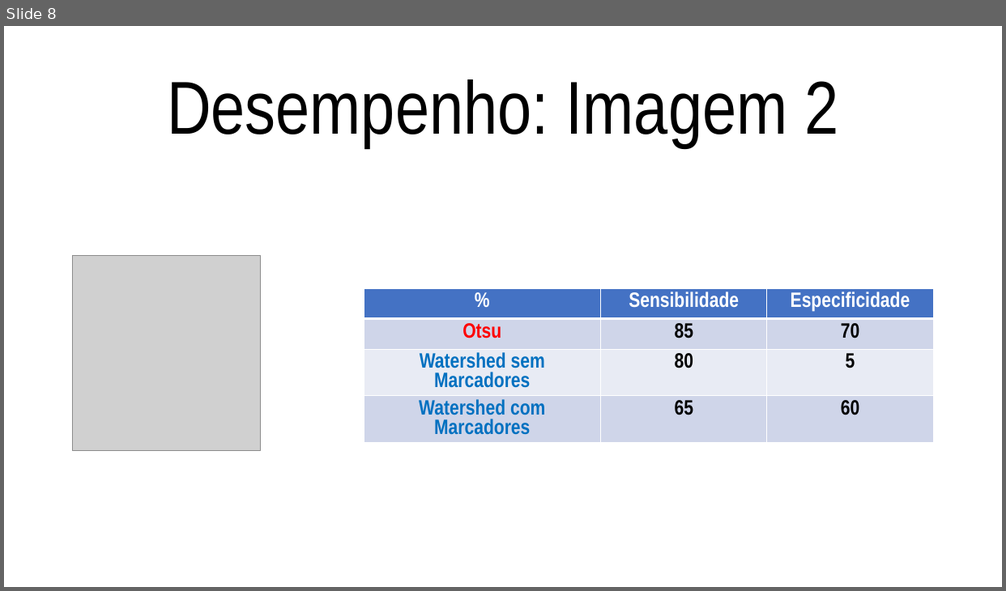
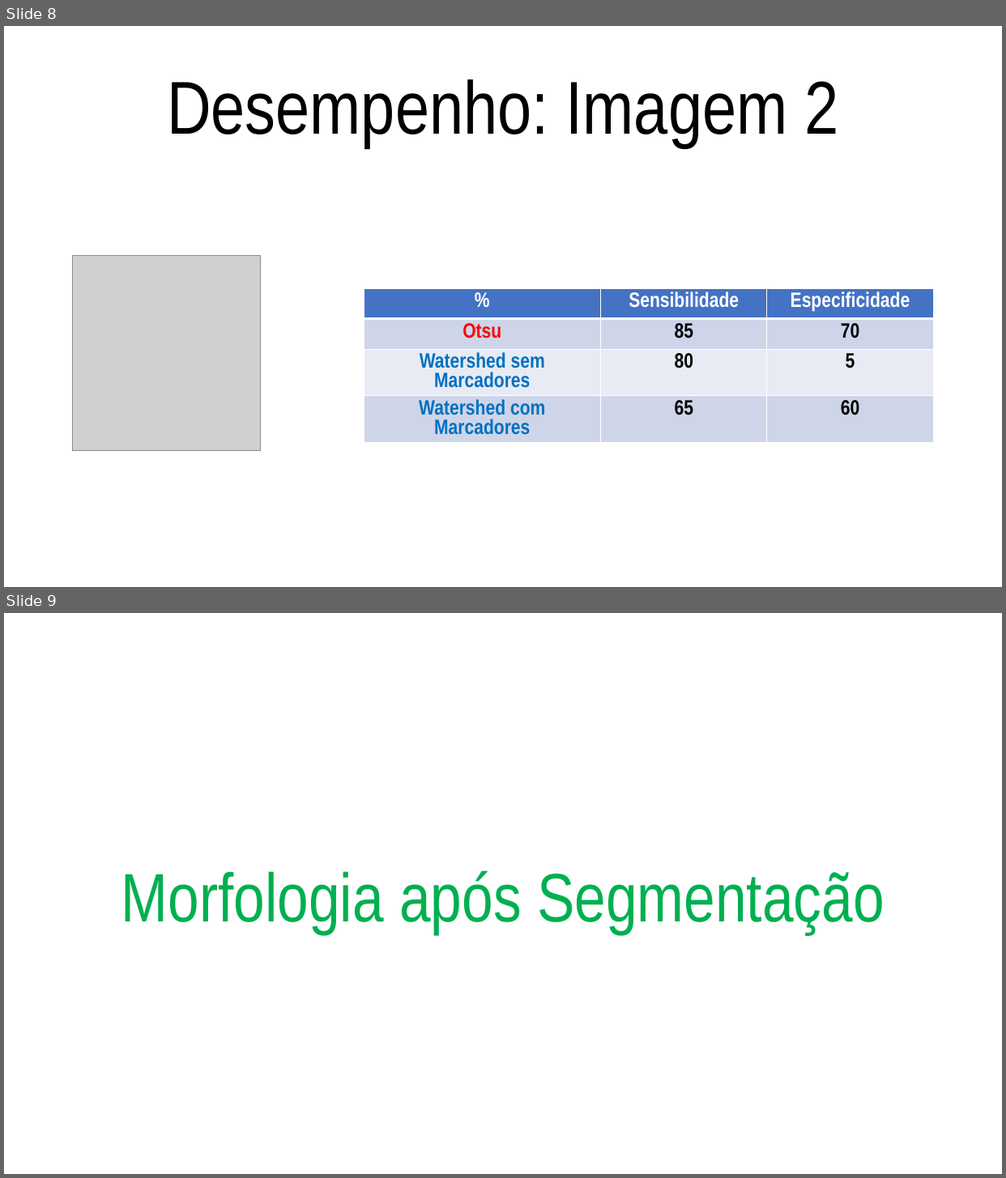
Before and after one commit to ensismoebius/Trabalho1-PDI, a slide deck: exercício segmentacao/Etapas - Exercício Segmentação.pptx. Shown one above the other, each under a label of ours: slide 8 before the commit, slides 8 and 9 after it. The pictures are 1006x591 and 1006x1178 pixels, drawn with LibreOffice and Linux fonts; fonts in the diff are those of the drawing; grey boxes stand for pictures. Boxes give left, top, right and bottom in pixels: in the first picture for what was removed or moved away, otherwise in the second. Text is boxed around its words. In the diff, an @@ line names an element or a change of style, - is before the commit and + after.

```diff
--- a/exercício segmentacao/Etapas - Exercício Segmentação.pptx
+++ b/exercício segmentacao/Etapas - Exercício Segmentação.pptx
@@ slide 9 added at <box>4,613,1002,1174</box>, background #FFFFFF @@
@@ title added at <box>121,871,884,935</box>, 66 pt, text #00B050 @@
+Morfologia após Segmentação
```
Also in this commit, not shown: 1 other slide added, 2 other files.
